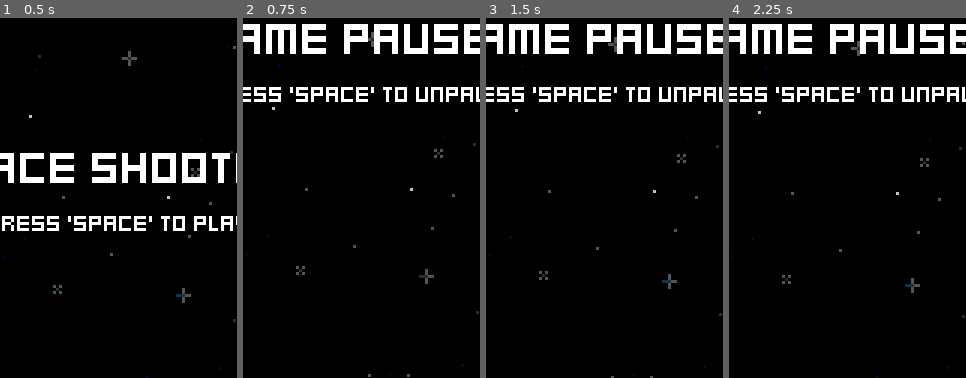
Above: before the commit, frames 1-4 (left to right).
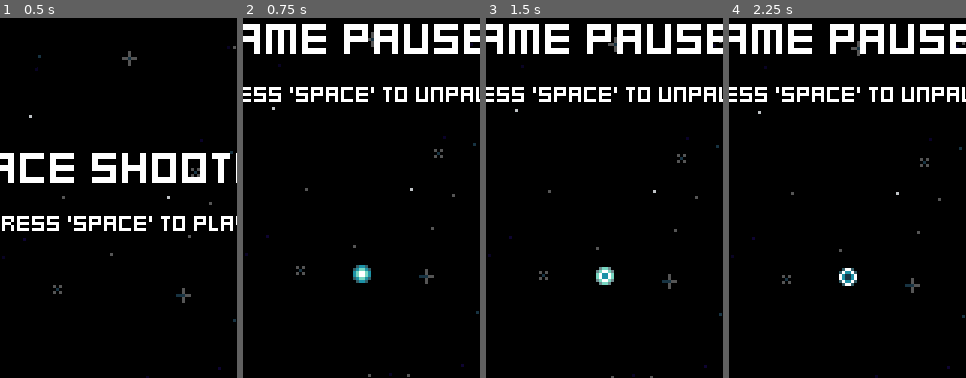
Above: after the commit, the same moments.

Repository: jacristi/godot-space-shooter
Game: Godot game, scene res://ui/menu.tscn
Same seed, same stepped clock (60 frames per second), same inputs: the game is played once before the commit and once after it.
Inputs:
- Up to frame 1 (0.5 s): no input
- Up to frame 2 (0.75 s): tap Space (fire) at 0.5, 0.6 s; hold D (move_right) from 0.53 s (still down)
- Up to frame 3 (1.5 s): tap Space (fire) at 1.25, 1.35 s; release D (move_right) at 1.28 s; hold S (move_down) from 1.28 s (still down)
- Up to frame 4 (2.25 s): tap Space (fire) at 2, 2.1 s; release S (move_down) at 2.03 s; hold D (move_right) from 2.03 s (still down)
The pictures show only the part of the screen within x 26-76%, y 27-77%; the shares and areas given below are measured in that part.

Frame 1 is identical in both runs. In frame 2, 0.3% of the frame differs, in the area x 46-55%, y 68-74%; in frame 3, 0.3%; in frame 4, 0.3%.

Commit message:
feat: new pickup item

Diff:
--- /dev/null
+++ b/pickups/pickup.gd
@@ -0,0 +1,34 @@
+extends Node2D
+
+
+@onready var move_component:  MoveComponent  = $MoveComponent
+@onready var stats_component: StatsComponent = $StatsComponent
+@onready var scale_component: ScaleComponent = $ScaleComponent
+@onready var flash_component: FlashComponent = $FlashComponent
+@onready var shake_component: ShakeComponent = $ShakeComponent
+@onready var score_component: ScoreComponent = $ScoreComponent
+@onready var visible_on_screen_notifier_2d: VisibleOnScreenNotifier2D = $VisibleOnScreenNotifier2D
+@onready var hurtbox_component: HurtboxComponent = $HurtboxComponent
+@onready var hitbox_component:  HitboxComponent  = $HitboxComponent
+@onready var destroyed_component: DestroyedComponent = $DestroyedComponent
+@onready var audio_player: VariablePitchAudioStreamPlayer = $VariablePitchAudioStreamPlayer
+
+
+func _ready() -> void:
+    stats_component.no_health.connect(give_score_on_death)
+    visible_on_screen_notifier_2d.screen_exited.connect(queue_free)
+    hurtbox_component.hurt.connect(was_hurt)
+    hitbox_component.hit_hurtbox.connect(give_score_on_collect)
+
+func was_hurt(hitbox: HitboxComponent) -> void:
+    flash_component.flash()
+    scale_component.tween_scale()
+    shake_component.tween_shake()
+    audio_player.play_with_variance()
+
+func give_score_on_death() -> void:
+    score_component.adjust_score()
+
+func give_score_on_collect(hurtbox: HurtboxComponent) -> void:
+    score_component.adjust_score(100)
+    destroyed_component.destroy()
--- /dev/null
+++ b/pickups/pickup.tscn
@@ -0,0 +1,133 @@
+[gd_scene load_steps=25 format=3 uid="uid://bfgfj802ng1mt"]
+
+[ext_resource type="Script" path="res://pickups/pickup.gd" id="1_q6wj0"]
+[ext_resource type="Texture2D" uid="uid://caiq5b1xdr6yg" path="res://assets/energy_pickup.png" id="2_52vei"]
+[ext_resource type="Script" path="res://components/move_component.gd" id="3_8g3hp"]
+[ext_resource type="Script" path="res://components/stats_component.gd" id="4_cha0t"]
+[ext_resource type="Script" path="res://components/scale_component.gd" id="5_51djb"]
+[ext_resource type="Script" path="res://components/flash_component.gd" id="6_5oq4s"]
+[ext_resource type="Script" path="res://components/shake_component.gd" id="7_3i3aa"]
+[ext_resource type="Script" path="res://components/hurtbox_component.gd" id="8_7brgn"]
+[ext_resource type="Script" path="res://components/hitbox_component.gd" id="9_ly3yr"]
+[ext_resource type="Script" path="res://components/hurt_component.gd" id="10_73utc"]
+[ext_resource type="Script" path="res://components/destroyed_component.gd" id="11_fqhq0"]
+[ext_resource type="Script" path="res://components/spawner_component.gd" id="12_4ioft"]
+[ext_resource type="PackedScene" uid="uid://cm375hqr0kc7t" path="res://effects/explosion_effect.tscn" id="13_l4y4i"]
+[ext_resource type="Script" path="res://components/score_component.gd" id="14_kwssh"]
+[ext_resource type="Resource" uid="uid://xq5q3g3tvjm1" path="res://resources/game_stats.tres" id="15_amcmb"]
+[ext_resource type="AudioStream" uid="uid://5v7oh1bvc3l4" path="res://sounds/hit_sound.wav" id="16_bfb54"]
+[ext_resource type="Script" path="res://components/variable_pitch_audio_stream_player.gd" id="17_7k5dx"]
+
+[sub_resource type="AtlasTexture" id="AtlasTexture_s1pll"]
+atlas = ExtResource("2_52vei")
+region = Rect2(0, 0, 8, 8)
+
+[sub_resource type="AtlasTexture" id="AtlasTexture_5huoo"]
+atlas = ExtResource("2_52vei")
+region = Rect2(8, 0, 8, 8)
+
+[sub_resource type="AtlasTexture" id="AtlasTexture_q2idd"]
+atlas = ExtResource("2_52vei")
+region = Rect2(16, 0, 8, 8)
+
+[sub_resource type="AtlasTexture" id="AtlasTexture_ve78e"]
+atlas = ExtResource("2_52vei")
+region = Rect2(24, 0, 8, 8)
+
+[sub_resource type="SpriteFrames" id="SpriteFrames_wjdo3"]
+animations = [{
+"frames": [{
+"duration": 1.0,
+"texture": SubResource("AtlasTexture_s1pll")
+}, {
+"duration": 1.0,
+"texture": SubResource("AtlasTexture_5huoo")
+}, {
+"duration": 1.0,
+"texture": SubResource("AtlasTexture_q2idd")
+}, {
+"duration": 1.0,
+"texture": SubResource("AtlasTexture_ve78e")
+}],
+"loop": true,
+"name": &"default",
+"speed": 8.0
+}]
+
+[sub_resource type="RectangleShape2D" id="RectangleShape2D_pl3m7"]
+size = Vector2(6, 6)
+
+[sub_resource type="RectangleShape2D" id="RectangleShape2D_aj2w6"]
+size = Vector2(2, 2)
+
+[node name="Pickup" type="Node2D"]
+script = ExtResource("1_q6wj0")
+
+[node name="AnimatedSprite2D" type="AnimatedSprite2D" parent="."]
+sprite_frames = SubResource("SpriteFrames_wjdo3")
+autoplay = "default"
+frame_progress = 0.98177
+
+[node name="MoveComponent" type="Node" parent="." node_paths=PackedStringArray("actor")]
+script = ExtResource("3_8g3hp")
+velocity = Vector2(0, 5)
+actor = NodePath("..")
+
+[node name="StatsComponent" type="Node" parent="."]
+script = ExtResource("4_cha0t")
+health = 10
+
+[node name="VisibleOnScreenNotifier2D" type="VisibleOnScreenNotifier2D" parent="."]
+
+[node name="ScaleComponent" type="Node" parent="." node_paths=PackedStringArray("sprite")]
+script = ExtResource("5_51djb")
+sprite = NodePath("../AnimatedSprite2D")
+
+[node name="FlashComponent" type="Node" parent="." node_paths=PackedStringArray("sprite")]
+script = ExtResource("6_5oq4s")
+sprite = NodePath("../AnimatedSprite2D")
+
+[node name="ShakeComponent" type="Node" parent="." node_paths=PackedStringArray("node")]
+script = ExtResource("7_3i3aa")
+node = NodePath("../AnimatedSprite2D")
+
+[node name="HurtboxComponent" type="Area2D" parent="."]
+collision_layer = 2
+collision_mask = 0
+script = ExtResource("8_7brgn")
+
+[node name="CollisionShape2D" type="CollisionShape2D" parent="HurtboxComponent"]
+shape = SubResource("RectangleShape2D_pl3m7")
+
+[node name="HitboxComponent" type="Area2D" parent="."]
+collision_layer = 0
+script = ExtResource("9_ly3yr")
+damage = 0.0
+
+[node name="CollisionShape2D" type="CollisionShape2D" parent="HitboxComponent"]
+shape = SubResource("RectangleShape2D_aj2w6")
+
+[node name="HurtComponent" type="Node" parent="." node_paths=PackedStringArray("stats_component", "hurtbox_component")]
+script = ExtResource("10_73utc")
+stats_component = NodePath("../StatsComponent")
+hurtbox_component = NodePath("../HurtboxComponent")
+
+[node name="DestroyedComponent" type="Node" parent="." node_paths=PackedStringArray("actor", "stats_component", "destroy_effect_spawner_component")]
+script = ExtResource("11_fqhq0")
+actor = NodePath("..")
+stats_component = NodePath("../StatsComponent")
+destroy_effect_spawner_component = NodePath("../SpawnerComponent")
+
+[node name="SpawnerComponent" type="Node2D" parent="."]
+script = ExtResource("12_4ioft")
+scene = ExtResource("13_l4y4i")
+
+[node name="ScoreComponent" type="Node" parent="."]
+script = ExtResource("14_kwssh")
+game_stats = ExtResource("15_amcmb")
+adjust_amount = 10
+
+[node name="VariablePitchAudioStreamPlayer" type="AudioStreamPlayer" parent="."]
+stream = ExtResource("16_bfb54")
+bus = &"SFX"
+script = ExtResource("17_7k5dx")
--- a/scenes/game.tscn
+++ b/scenes/game.tscn
@@ -7,6 +7,7 @@
 [ext_resource type="PackedScene" uid="uid://cjjsl54xehrvt" path="res://enemies/enemy_generator.tscn" id="3_o0xhe"]
 [ext_resource type="LabelSettings" uid="uid://cjof1qwn8asa1" path="res://fonts/default_label_settings.tres" id="5_tlyl2"]
 [ext_resource type="PackedScene" uid="uid://3etvr5r3lq15" path="res://ui/pause_menu.tscn" id="7_of8lj"]
+[ext_resource type="PackedScene" uid="uid://bfgfj802ng1mt" path="res://pickups/pickup.tscn" id="8_c5yis"]
 
 [node name="Game" type="Node2D"]
 script = ExtResource("1_1juuu")
@@ -32,3 +33,6 @@
 offset_top = 77.0
 offset_right = 81.0
 offset_bottom = 77.0
+
+[node name="Pickup" parent="." instance=ExtResource("8_c5yis")]
+position = Vector2(80, 149)
Not shown: 1 places in scenes/game.tscn that only renumber resources
